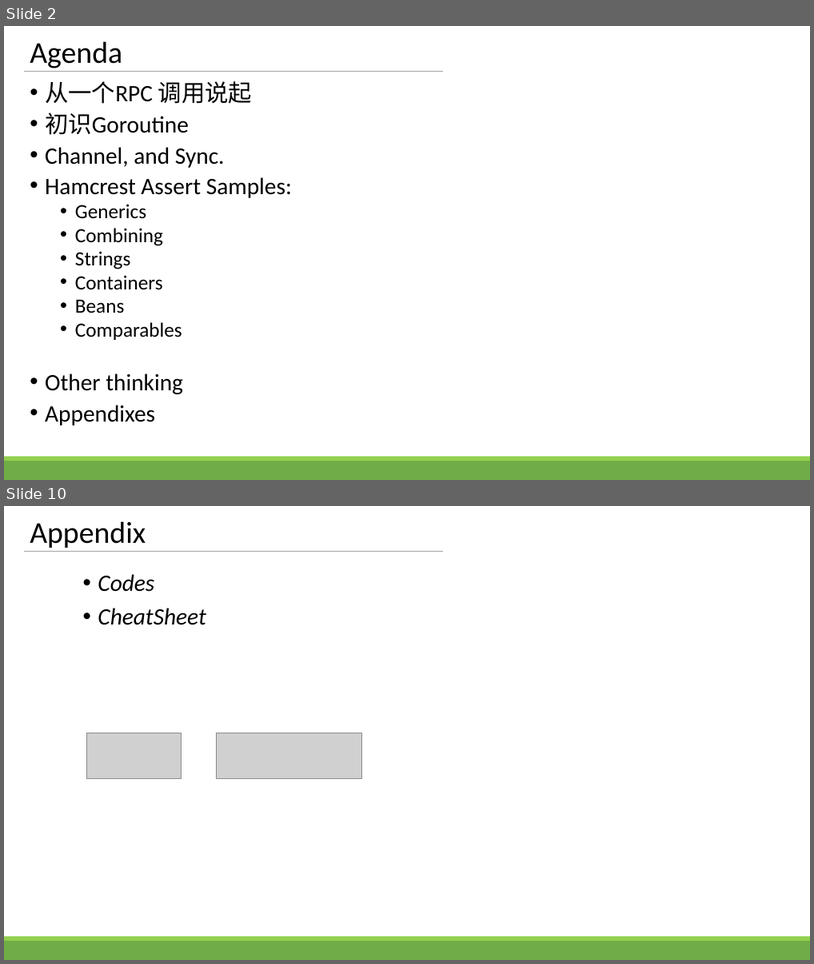
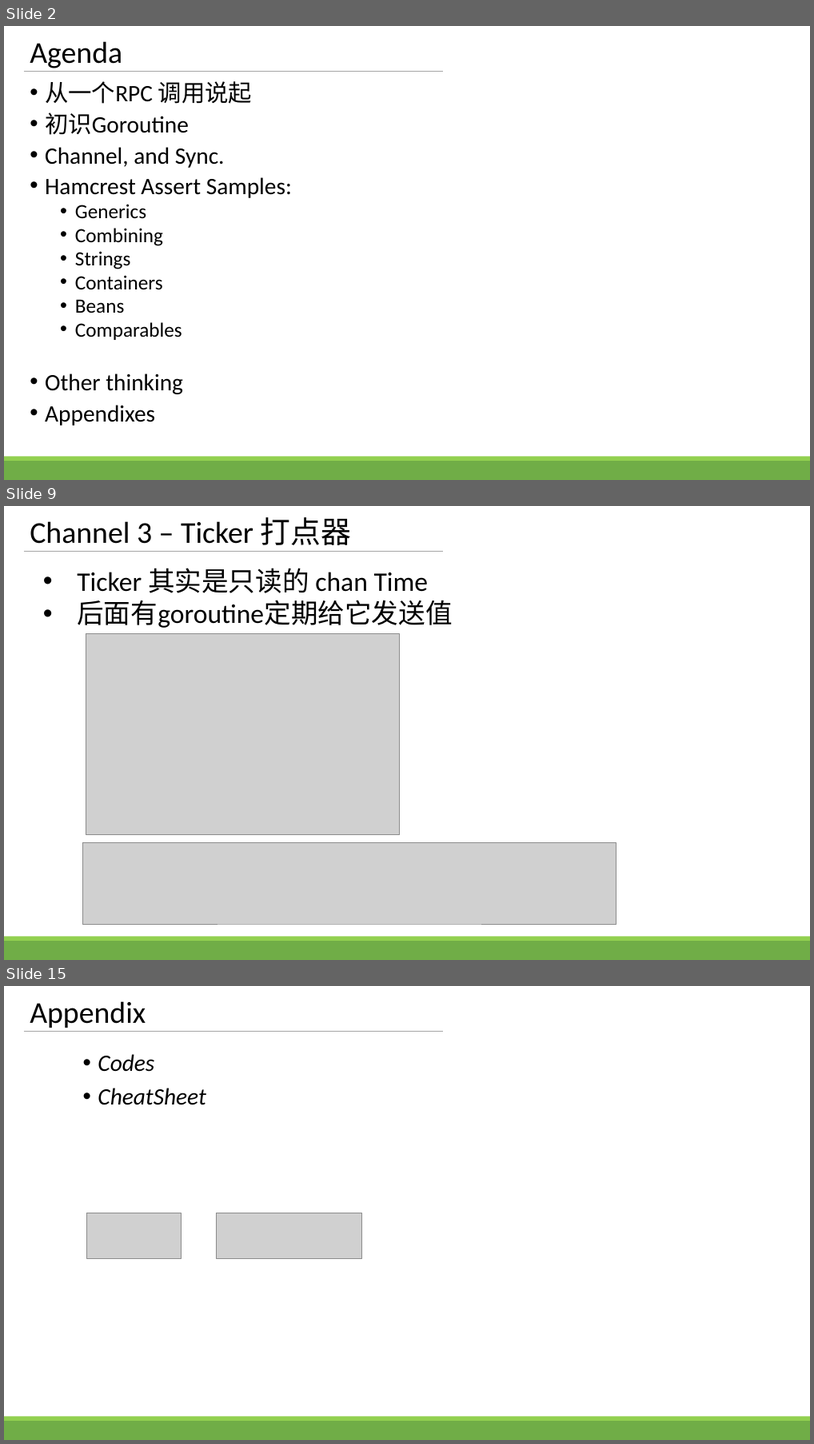
Before and after one commit to zhengbr2/sharing, a slide deck: GolangConcurency.pptx. Shown one above the other, each under a label of ours: slides 2 and 10 before the commit, slides 2, 9 and 15 after it; the slides between them are not shown. The pictures are 814x964 and 814x1444 pixels, drawn with LibreOffice and Linux fonts; fonts in the diff are those of the drawing; grey boxes stand for pictures. Boxes give left, top, right and bottom in pixels: in the first picture for what was removed or moved away, otherwise in the second. Text is boxed around its words. In the diff, an @@ line names an element or a change of style, - is before the commit and + after.

```diff
--- a/GolangConcurency.pptx
+++ b/GolangConcurency.pptx
@@ slide 9 added at [4, 506, 810, 960], background #FFFFFF; not listed: 3 template elements that a slide beside it also shows @@
@@ title added at [30, 517, 351, 545], 36 pt, text #000000 @@
+Channel 3 – Ticker 打点器
@@ text added at [77, 568, 452, 628], 32 pt, text #000000 @@
+• Ticker 其实是只读的 chan Time
+• 后面有goroutine定期给它发送值
@@ picture added at [86, 634, 399, 835] @@
@@ picture added at [82, 842, 617, 924] @@
@@ what was slide 10 is now slide 15 @@
```
Also in this commit, not shown: 6 slides changed, 5 other slides added, 1 slide removed, 6 other files.
